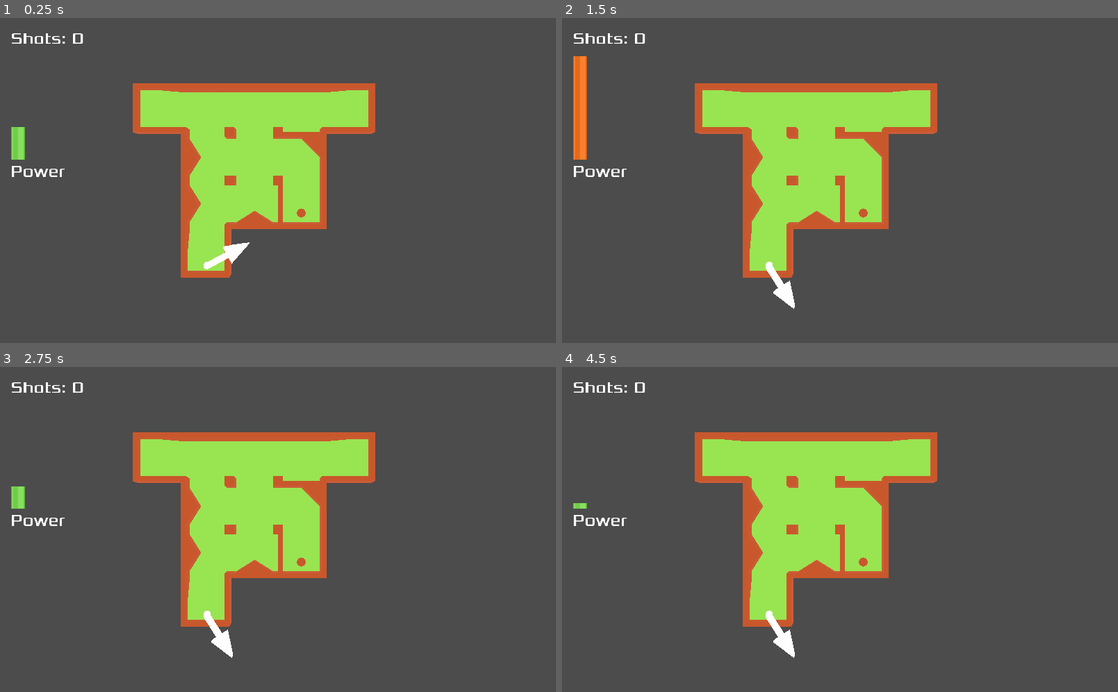
Above: before the commit, frames 1-4 (two rows, left to right).
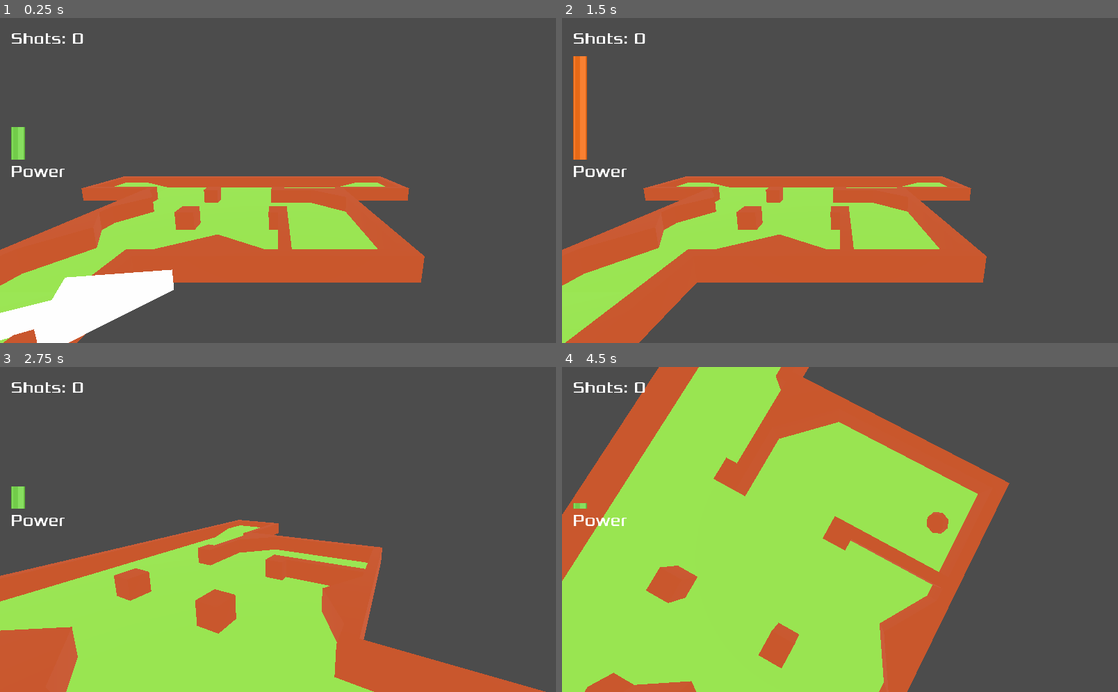
Above: after the commit, the same moments.

Repository: hiperlogic/3D_Minigolf
Game: Godot game, scene res://Main.tscn
Two runs of this game, one before a commit and one after it. Both use one fixed random seed, a clock stepped at 60 frames per second and the inputs below. The project has no main scene, so this scene is started directly.
Inputs (mouse positions are in pixels of both pictures, inside the frame that each line leads up to):
- Up to frame 1 (0.25 s): no input
- Up to frame 2 (1.5 s): tap Enter at 0.5 s; move the mouse to (962, 164) at 0.52 s; press the mouse at (962, 164) at 0.53 s; tap S (cam_down, bound only after the commit) at 0.8, 1.35 s; move the mouse to (728, 196) at 1.27 s; release the mouse at (728, 196) at 1.28 s
- Up to frame 3 (2.75 s): tap A (cam_left, bound only after the commit) at 1.55 s; move the mouse to (333, 458) at 2.02 s; hold A (cam_left, bound only after the commit) from 2.03 s (still down); tap D (cam_right, bound only after the commit) at 2.3 s
- Up to frame 4 (4.5 s): move the mouse to (812, 594) at 2.77 s; release A (cam_left, bound only after the commit) at 2.78 s; tap D (cam_right, bound only after the commit) at 2.85 s; tap W (cam_up, bound only after the commit) at 3.05 s; move the mouse to (1006, 578) at 3.52 s; hold W (cam_up, bound only after the commit) 3.53-4.28 s; tap Mouse wheel up (cam_zoom_in, bound only after the commit) at 3.8, 4.35 s; move the mouse to (673, 480) at 4.27 s

The runs differ from the first frame. In frame 1, 33% of the frame differs, in the area x 0-77%, y 20-100%; in frame 2, 32%; in frame 3, 41%; in frame 4, 53%, in the area x 0-81%, y 0-100%.

Commit message:
Now camera orbit the center!

Diff:
--- /dev/null
+++ b/GimbalOut.gd
@@ -0,0 +1,32 @@
+extends Spatial
+
+
+var cam_speed = PI/2
+var zoom_speed = 0.1
+var zoom = 0.5
+
+func _input(event):
+	if event.is_action_pressed("cam_zoom_in"):
+		zoom -= zoom_speed
+	if event.is_action_pressed("cam_zoom_out"):
+		zoom += zoom_speed
+
+
+# Called when the node enters the scene tree for the first time.
+func _ready():
+	pass # Replace with function body.
+
+
+# Called every frame. 'delta' is the elapsed time since the previous frame.
+func _process(delta):
+	zoom = clamp(zoom, 0.1, 2)
+	scale = Vector3(1,1,1)*zoom
+	if Input.is_action_pressed("cam_left"):
+		rotate_y(-cam_speed*delta)
+	if Input.is_action_pressed("cam_right"):
+		rotate_y(cam_speed*delta)
+	if Input.is_action_pressed("cam_up"):
+		$GimbalIn.rotate_x(-cam_speed*delta)
+	if Input.is_action_pressed("cam_down"):
+		$GimbalIn.rotate_x(cam_speed*delta)
+	$GimbalIn.rotation.x = clamp($GimbalIn.rotation.x, -PI/2, -0.2)
--- a/Main.gd
+++ b/Main.gd
@@ -19,7 +19,6 @@
 # Place the ball in the Tee
 ###
 func _ready():
-	$Camera.current=true
 	$Arrow.hide()
 	$Ball.transform.origin = $Tee.transform.origin
 	change_state(SET_ANGLE)
@@ -104,16 +103,6 @@
 		change_state(SET_ANGLE)
 
 
-func _on_Area_body_entered(body):
-	if body.name == 'Ball':
-		$Camera2.current = true
-
-
-func _on_Cam3_body_entered(body):
-	if body.name == 'Ball':
-		$Camera3.current = true
-	pass # Replace with function body.
-
 
 func _on_Area_body_exited(body):
 	if body.name == 'Ball':
--- a/Main.tscn
+++ b/Main.tscn
@@ -5,9 +5,7 @@
 [ext_resource path="res://Items/Arrow/Arrow.tscn" type="PackedScene" id=3]
 [ext_resource path="res://UI/UI.tscn" type="PackedScene" id=4]
 [ext_resource path="res://Main.gd" type="Script" id=5]
-
-[sub_resource type="BoxShape" id=3]
-extents = Vector3( 1.98691, 0.777789, 2.44553 )
+[ext_resource path="res://GimbalOut.gd" type="Script" id=6]
 
 [sub_resource type="Environment" id=1]
 ambient_light_color = Color( 1, 1, 1, 1 )
@@ -29,29 +27,6 @@
 __meta__ = {
 "_editor_clip_": 0
 }
-
-[node name="Camera" type="Camera" parent="."]
-transform = Transform( 1, 0, 0, 0, -4.37114e-08, 1, 0, -1, -4.37114e-08, 0, 10.9743, 0 )
-current = true
-
-[node name="Camera2" type="Camera" parent="."]
-transform = Transform( 0.870752, -0.36417, 0.33041, -0.116443, 0.50012, 0.858091, -0.477736, -0.785659, 0.393076, 2.84356, 3.06744, -1.49566 )
-
-[node name="Area" type="Area" parent="Camera2"]
-
-[node name="CollisionShape" type="CollisionShape" parent="Camera2/Area"]
-transform = Transform( 0.861277, 0.430598, -0.26979, -0.446977, 0.894545, 0.000807375, 0.241687, 0.119895, 0.962919, 0, 0, 0 )
-shape = SubResource( 3 )
-
-[node name="Camera3" type="Camera" parent="."]
-transform = Transform( -0.993192, -0.0614957, -0.098935, -0.0910989, 0.939346, 0.330651, 0.0726006, 0.337413, -0.938553, 0.972032, 5.70008, -5.74325 )
-current = true
-
-[node name="Cam3" type="Area" parent="Camera3"]
-
-[node name="CollisionShape" type="CollisionShape" parent="Camera3/Cam3"]
-transform = Transform( 0.999999, -2.23517e-08, 5.21541e-08, 5.02914e-08, 0.866024, 0.5, -1.49012e-08, -0.5, 0.866024, 0.260023, -2.51097, -7.81125 )
-shape = SubResource( 3 )
 
 [node name="WorldEnvironment" type="WorldEnvironment" parent="."]
 environment = SubResource( 1 )
@@ -79,8 +54,15 @@
 [node name="CollisionShape" type="CollisionShape" parent="Area"]
 shape = SubResource( 4 )
 
-[connection signal="body_entered" from="Camera2/Area" to="." method="_on_Area_body_entered"]
-[connection signal="body_entered" from="Camera3/Cam3" to="." method="_on_Cam3_body_entered"]
+[node name="GimbalOut" type="Spatial" parent="."]
+transform = Transform( 1, 0, 0, 0, 1, 0, 0, 0, 1, 0, 2.05011, 0 )
+script = ExtResource( 6 )
+
+[node name="GimbalIn" type="Spatial" parent="GimbalOut"]
+
+[node name="Camera" type="Camera" parent="GimbalOut/GimbalIn"]
+transform = Transform( 1, 0, 0, 0, 1, 0, 0, 0, 1, 0, 0, 10 )
+
 [connection signal="body_entered" from="Hole" to="." method="_on_Hole_body_entered"]
 [connection signal="stopped" from="Ball" to="." method="_on_Ball_stopped"]
 [connection signal="body_exited" from="Area" to="." method="_on_Area_body_exited"]
--- a/project.godot
+++ b/project.godot
@@ -20,6 +20,36 @@
 "events": [ Object(InputEventMouseButton,"resource_local_to_scene":false,"resource_name":"","device":0,"alt":false,"shi …(212 unchanged characters)…
  ]
 }
+cam_left={
+"deadzone": 0.5,
+"events": [ Object(InputEventKey,"resource_local_to_scene":false,"resource_name":"","device":0,"alt":false,"shift":false,"control":false,"meta":false,"command":false,"pressed":false,"scancode":65,"physical_scancode":0,"unicode":0,"echo":false,"script":null)
+ ]
+}
+cam_right={
+"deadzone": 0.5,
+"events": [ Object(InputEventKey,"resource_local_to_scene":false,"resource_name":"","device":0,"alt":false,"shift":false,"control":false,"meta":false,"command":false,"pressed":false,"scancode":68,"physical_scancode":0,"unicode":0,"echo":false,"script":null)
+ ]
+}
+cam_up={
+"deadzone": 0.5,
+"events": [ Object(InputEventKey,"resource_local_to_scene":false,"resource_name":"","device":0,"alt":false,"shift":false,"control":false,"meta":false,"command":false,"pressed":false,"scancode":87,"physical_scancode":0,"unicode":0,"echo":false,"script":null)
+ ]
+}
+cam_down={
+"deadzone": 0.5,
+"events": [ Object(InputEventKey,"resource_local_to_scene":false,"resource_name":"","device":0,"alt":false,"shift":false,"control":false,"meta":false,"command":false,"pressed":false,"scancode":83,"physical_scancode":0,"unicode":0,"echo":false,"script":null)
+ ]
+}
+cam_zoom_in={
+"deadzone": 0.5,
+"events": [ Object(InputEventMouseButton,"resource_local_to_scene":false,"resource_name":"","device":0,"alt":false,"shift":false,"control":false,"meta":false,"command":false,"button_mask":0,"position":Vector2( 0, 0 ),"global_position":Vector2( 0, 0 ),"factor":1.0,"button_index":4,"pressed":false,"doubleclick":false,"script":null)
+ ]
+}
+cam_zoom_out={
+"deadzone": 0.5,
+"events": [ Object(InputEventMouseButton,"resource_local_to_scene":false,"resource_name":"","device":0,"alt":false,"shift":false,"control":false,"meta":false,"command":false,"button_mask":0,"position":Vector2( 0, 0 ),"global_position":Vector2( 0, 0 ),"factor":1.0,"button_index":5,"pressed":false,"doubleclick":false,"script":null)
+ ]
+}
 
 [physics]
 
